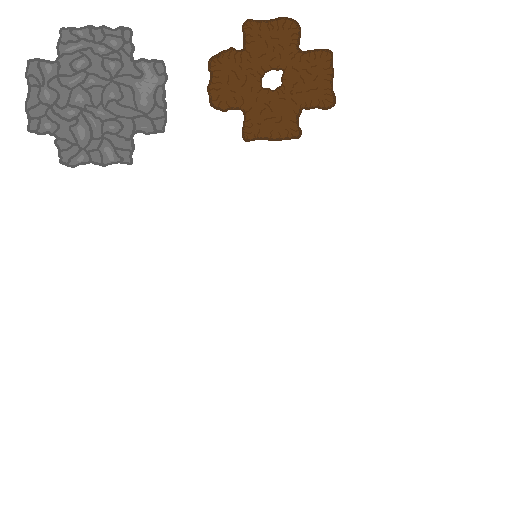
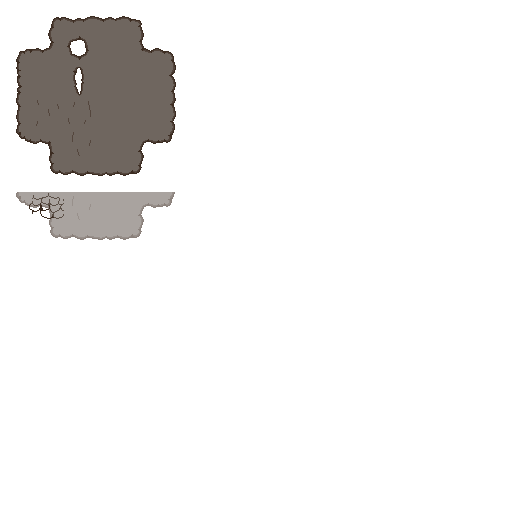
Before/after of a 512 x 512 layered artwork. What changed in the layer stack:
"Paint Layer 1 Merged" (1st of 2): opacity 100% → 60%, painted on it over [16, 16, 336, 240]
added layer "Paint Layer 1 Merged" (2nd of 2) above "Background" over [16, 16, 336, 240]
hid "Paint Layer 1", painted on it over [16, 16, 336, 240]
